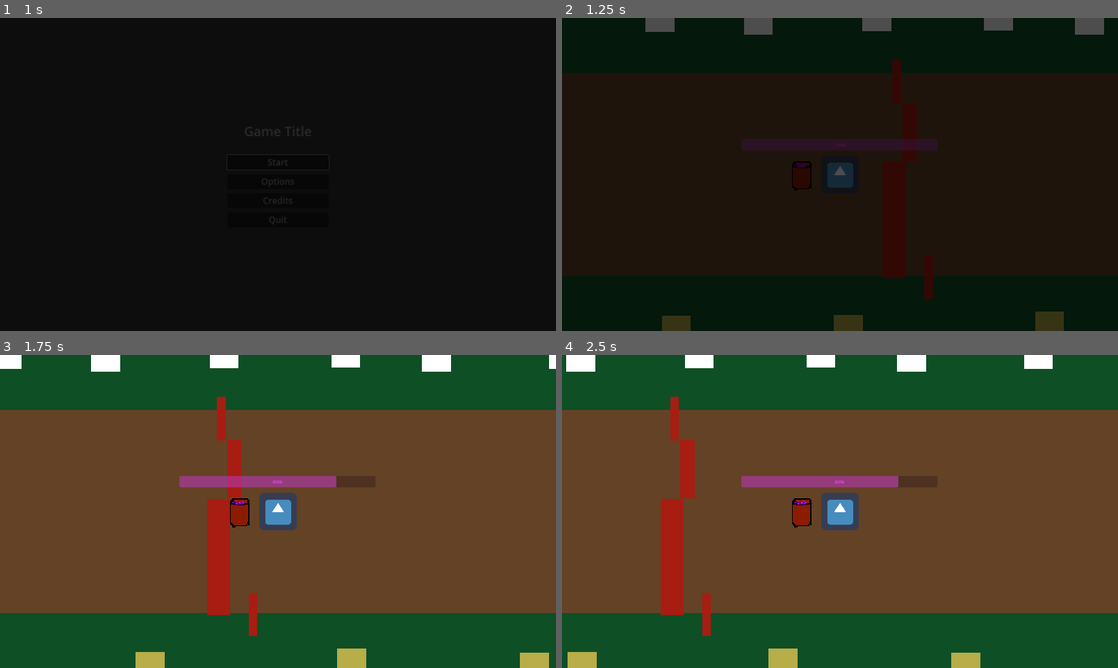
Above: before the commit, frames 1-4 (two rows, left to right).
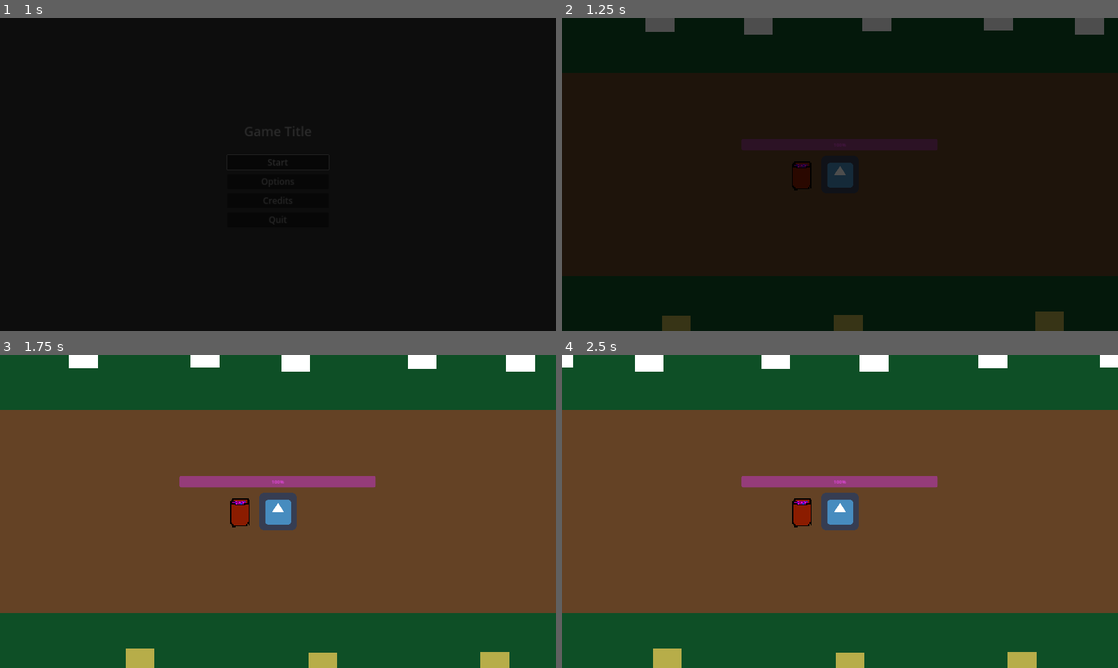
Above: after the commit, the same moments.

Repository: hsandt/ld53
Game: Godot game, scene res://scenes/main_menu_scene.tscn
The game is run twice, just before and just after one commit, with the same random seed, the same clock (stepped at 60 frames per second) and the same inputs. The engine's default icon, where the game draws it, is replaced by a stand-in: a white triangle on a blue panel in a dark square.
Inputs (mouse positions are in pixels of both pictures, inside the frame that each line leads up to):
- Up to frame 1 (1 s): click "Start" at 0.5 s
- Up to frame 2 (1.25 s): no input
- Up to frame 3 (1.75 s): tap Enter (ui_accept) at 1.25, 1.52 s; move the mouse to (400, 495) at 1.27 s; hold Right (ui_right) from 1.28 s (still down); click (400, 495) at 1.42 s
- Up to frame 4 (2.5 s): release Right (ui_right) at 2 s; drag from (728, 527) to (745, 417) at 2.02 s

Frame 1 is identical in both runs. In frame 2, 0.2% of the frame differs, in the area x 57-67%, y 13-90%; in frame 3, 6.0%; in frame 4, 6.7%, in the area x 0-100%, y 0-100%.

Commit message:
[Scene] Moved obstacles under same parent, disabled to avoid buff error

Diff:
--- a/scenes/first_scene.tscn
+++ b/scenes/first_scene.tscn
@@ -103,19 +103,23 @@
 position = Vector2(0, -1)
 metadata/_edit_lock_ = true
 
-[node name="obstacle_big" parent="Map" instance=ExtResource("3_ykc5j")]
+[node name="Obstacles" type="Node2D" parent="Map"]
+process_mode = 4
+visible = false
+
+[node name="obstacle_big" parent="Map/Obstacles" instance=ExtResource("3_ykc5j")]
 position = Vector2(520, 158)
 metadata/_edit_lock_ = true
 
-[node name="obstacle_medium" parent="Map" instance=ExtResource("4_h1iuh")]
+[node name="obstacle_medium" parent="Map/Obstacles" instance=ExtResource("4_h1iuh")]
 position = Vector2(574, -145)
 metadata/_edit_lock_ = true
 
-[node name="obstacle_small" parent="Map" instance=ExtResource("5_uibm3")]
+[node name="obstacle_small" parent="Map/Obstacles" instance=ExtResource("5_uibm3")]
 position = Vector2(529, -319)
 metadata/_edit_lock_ = true
 
-[node name="obstacle_small2" parent="Map" instance=ExtResource("5_uibm3")]
+[node name="obstacle_small2" parent="Map/Obstacles" instance=ExtResource("5_uibm3")]
 position = Vector2(639, 356)
 metadata/_edit_lock_ = true
 
